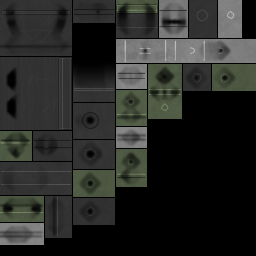
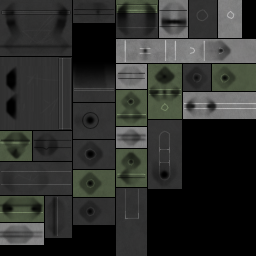
The second w=256, h=256 image is a revision of the first. Changes to its layers:
painted on "a" over <box>1,1,243,246</box>
added layer "h4" (overlay, 40%) above "h3" over <box>125,146,171,220</box>
painted on "h3" over <box>124,103,256,220</box>
painted on "b" (1st of 2) over <box>116,92,256,256</box>
